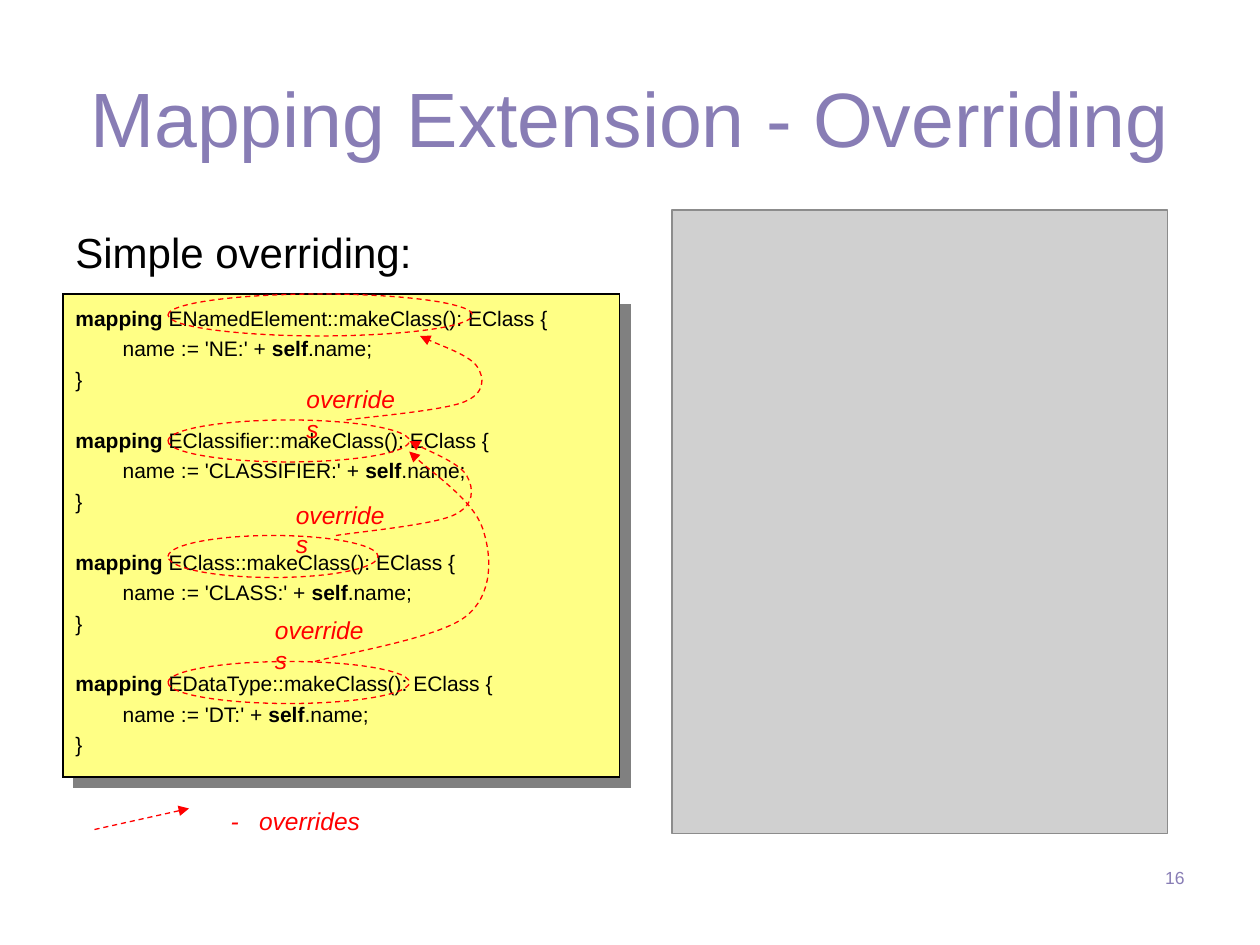
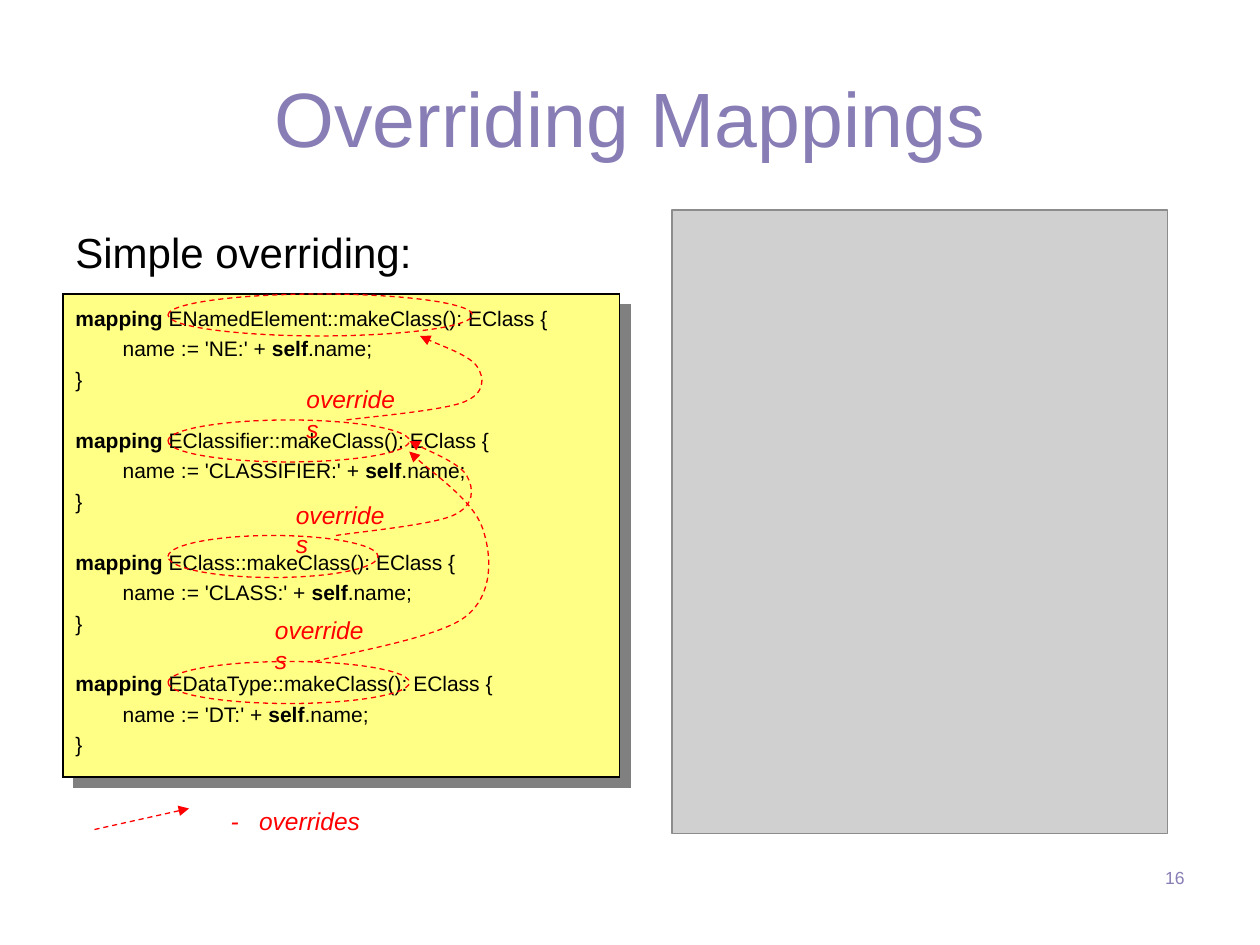
Before and after one commit to wilbert-alberts/qvto, a slide deck: slide 16 of examples/org.eclipse.m2m.qvt.oml.econ2009.tutorial/projects/qvto.explained/slides/The Art of Model Transformation with Operational QVT.ppt. Drawn at 1260x945 pixels with LibreOffice and Linux fonts; fonts in the diff are those of the drawing; grey boxes stand for pictures; background and template pictures are left out. Boxes give left, top, right and bottom in pixels: in the first picture for what was removed or moved away, otherwise in the second. Text is boxed around its words. In the diff, an @@ line names an element or a change of style, - is before the commit and + after.

```diff
--- a/examples/org.eclipse.m2m.qvt.oml.econ2009.tutorial/projects/qvto.explained/slides/The Art of Model Transformation with Operational QVT.ppt
+++ b/examples/org.eclipse.m2m.qvt.oml.econ2009.tutorial/projects/qvto.explained/slides/The Art of Model Transformation with Operational QVT.ppt
@@ title at [274, 91, 985, 162]: text changed @@
-Mapping Extension - Overriding
+Overriding Mappings
```
Also in this commit, not shown: 2 other slides changed, 31 other files.
